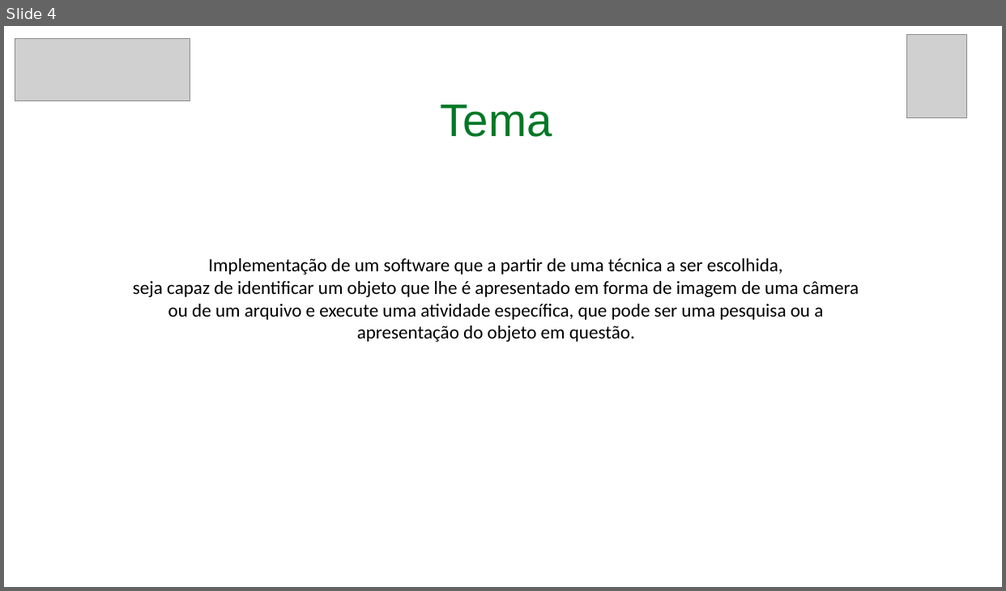
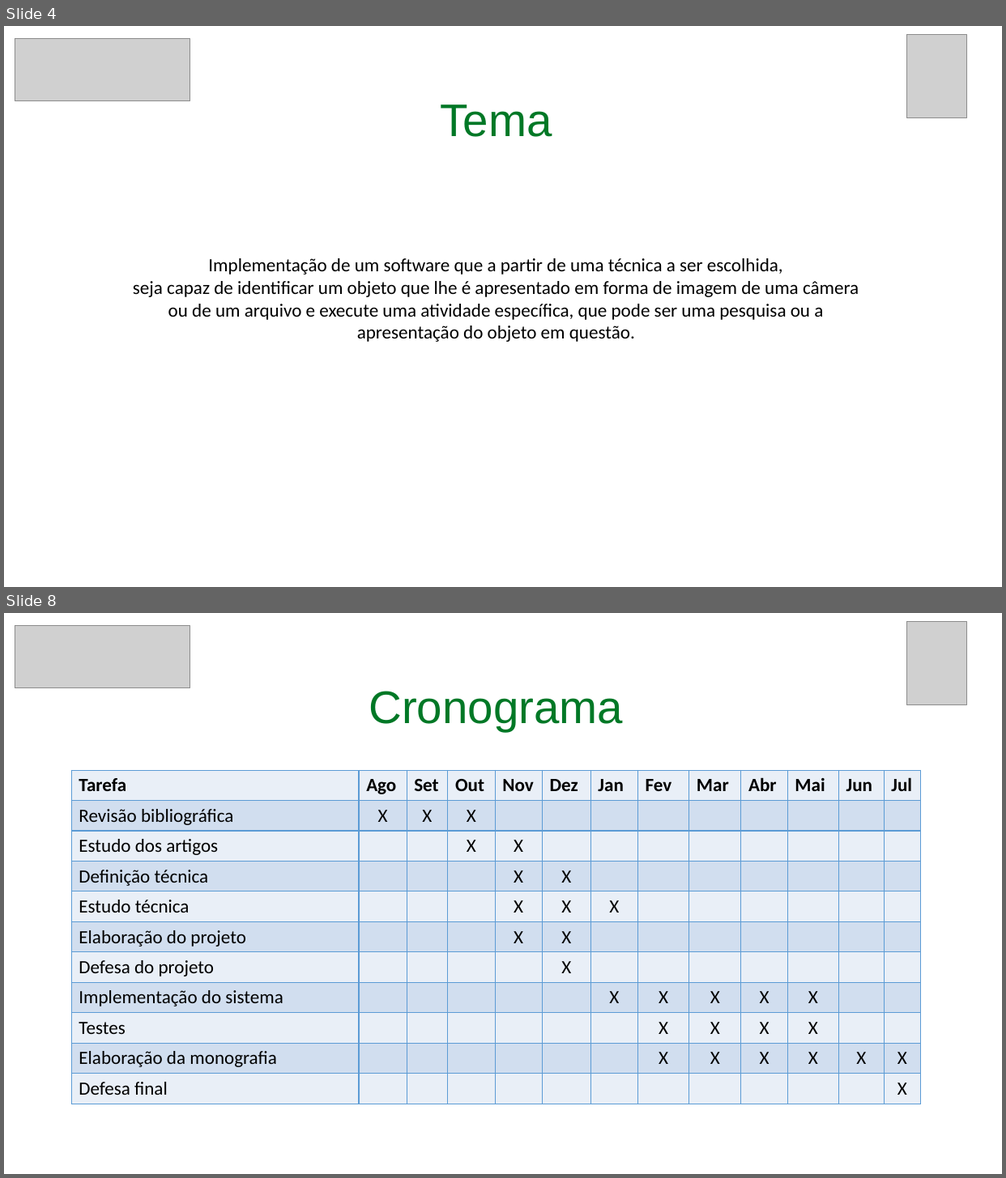
Before and after one commit to RoDiLki/TCC, a slide deck: Seminário 01.pptx. Shown one above the other, each under a label of ours: slide 4 before the commit, slides 4 and 8 after it; the slides between them are not shown. The pictures are 1006x591 and 1006x1178 pixels, drawn with LibreOffice and Linux fonts; fonts in the diff are those of the drawing; grey boxes stand for pictures. Boxes give left, top, right and bottom in pixels: in the first picture for what was removed or moved away, otherwise in the second. Text is boxed around its words. In the diff, an @@ line names an element or a change of style, - is before the commit and + after.

```diff
--- a/Seminário 01.pptx
+++ b/Seminário 01.pptx
@@ slide 8 added at bbox=[4, 613, 1002, 1174], background #FFFFFF @@
@@ picture added at bbox=[15, 626, 189, 688] @@
@@ picture added at bbox=[907, 621, 967, 705] @@
@@ text added at bbox=[368, 691, 623, 731], 44 pt, text #007826 @@
+Cronograma
@@ table added at bbox=[71, 770, 919, 1104], 11 rows, 13 columns @@
+Tarefa | Ago | Set | Out | Nov | Dez | Jan | Fev | Mar | Abr | Mai | Jun | Jul
+Revisão bibliográfica | X | X | X |  |  |  |  |  |  |  |  | 
+Estudo dos artigos |  |  | X | X |  |  |  |  |  |  |  | 
+Definição técnica |  |  |  | X | X |  |  |  |  |  |  | 
+Estudo técnica |  |  |  | X | X | X |  |  |  |  |  | 
+Elaboração do projeto |  |  |  | X | X |  |  |  |  |  |  | 
+Defesa do projeto |  |  |  |  | X |  |  |  |  |  |  | 
+Implementação do sistema |  |  |  |  |  | X | X | X | X | X |  | 
+Testes |  |  |  |  |  |  | X | X | X | X |  | 
+Elaboração da monografia |  |  |  |  |  |  | X | X | X | X | X | X
+Defesa final |  |  |  |  |  |  |  |  |  |  |  | X
```
Also in this commit, not shown: 7 slides changed, 2 slides removed.
